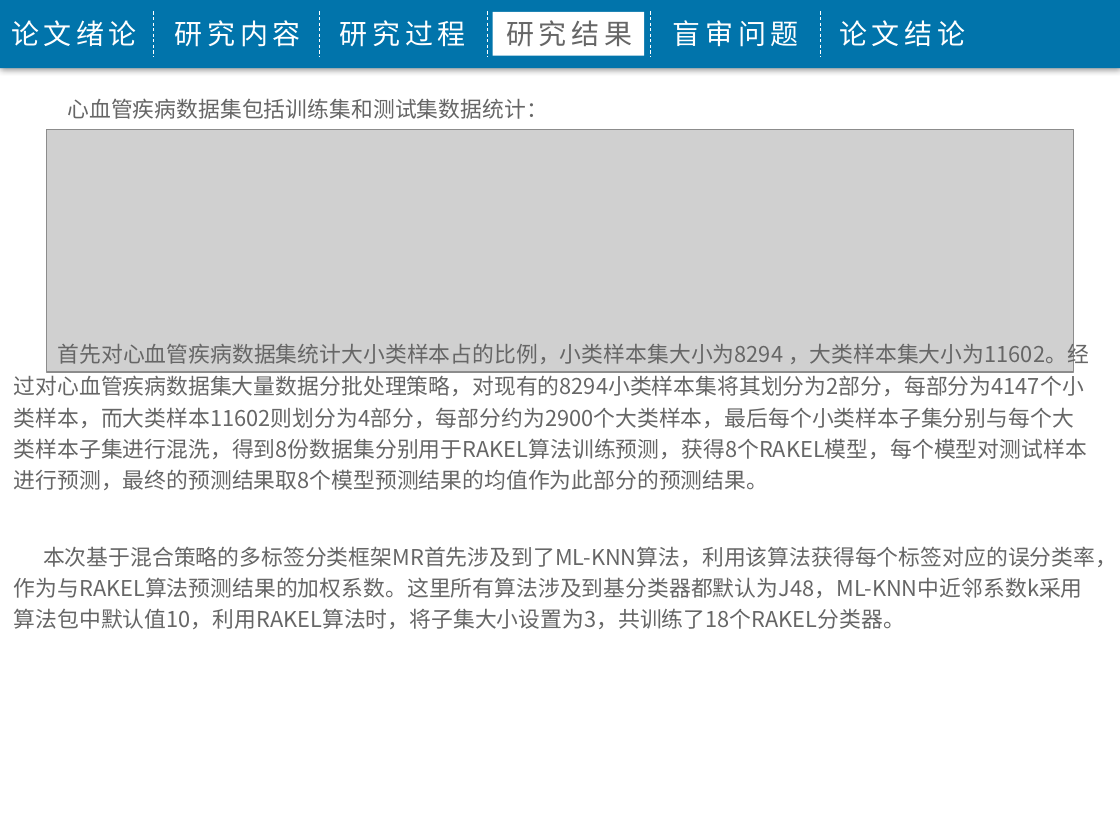
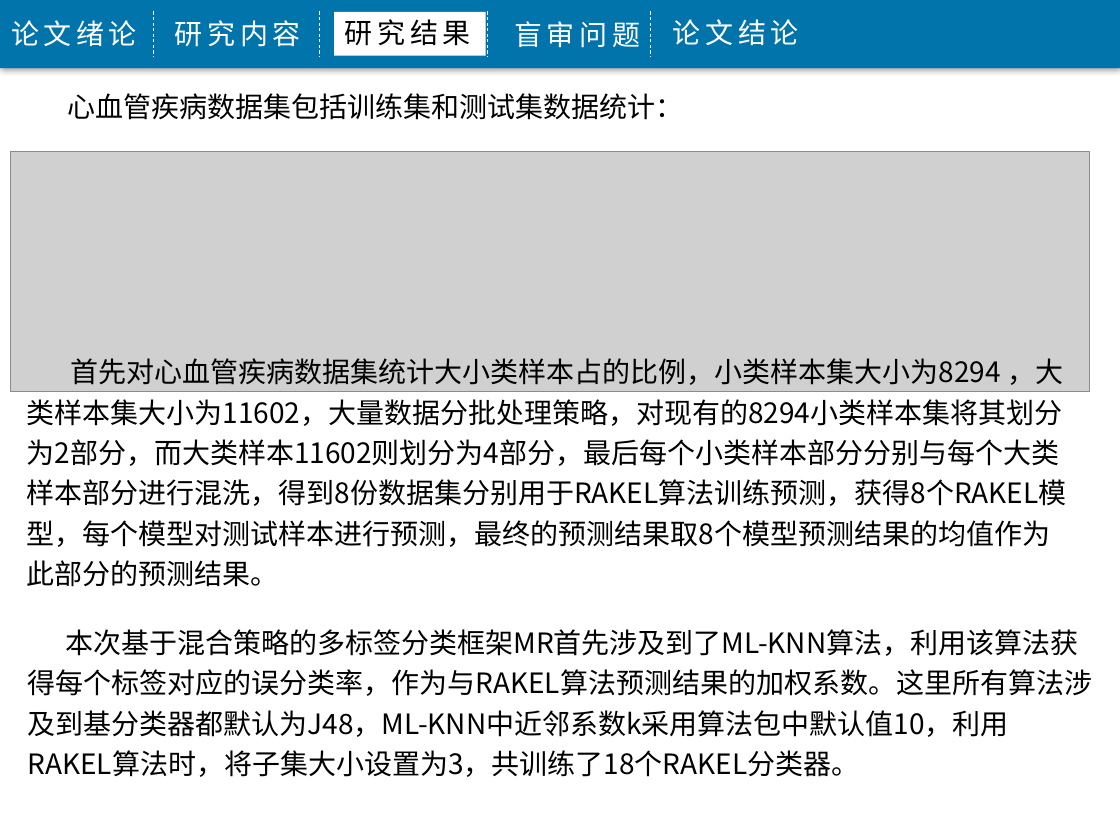
Before and after one commit to j1611328786/Big-Data, a slide deck: slide 24 of 程敬-3115316010-5085班毕业答辩.pptx (slide 20 before the commit). Drawn at 1120x840 pixels with LibreOffice and Linux fonts; fonts in the diff are those of the drawing; grey boxes stand for pictures; background and template pictures are left out. Boxes give left, top, right and bottom in pixels: in the first picture for what was removed or moved away, otherwise in the second. Text is boxed around its words. In the diff, an @@ line names an element or a change of style, - is before the commit and + after.

```diff
--- a/程敬-3115316010-5085班毕业答辩.pptx
+++ b/程敬-3115316010-5085班毕业答辩.pptx
@@ 2 texts, 1 rectangle: place and size @@
-2 texts, 1 rectangle at [493, 12, 799, 56]
+2 texts, 1 rectangle at [334, 12, 640, 56]
@@ text "研究结果" at [345, 19, 471, 46]: text colour #666666 to #000000 @@
@@ text removed at [340, 20, 466, 47] @@
-研究过程
@@ text "论文结论": place and size @@
-text "论文结论" at [839, 20, 965, 47]
+text "论文结论" at [673, 19, 799, 46]
@@ line removed from (821, 11) to (821, 56) @@
@@ text "心血管疾病数据集包括训练集和测试集数据统计：" at [67, 93, 683, 120]: size 14 to 18 pt, text colour #666666 to #000000 @@
@@ picture: place and size @@
-picture at [46, 130, 1074, 372]
+picture at [11, 151, 1090, 391]
@@ text at [27, 358, 1067, 587]: text changed; size 14 to 18 pt; text colour #666666 to #000000 @@
-首先对心血管疾病数据集统计大小类样本占的比例，小类样本集大小为8294 ，大类样本集大小为11602。经过对心血管疾病数据集大量数据分批处理策略，对现有的8294小类样本集将其划分为2部分，每部分为4147个小类样本，而大类样本11602则划分为4部分，每部分约为2900个大类样本，最后每个小类样本子集分别与每个大类样本子集进行混洗，得到8份数据集分别用于RAKEL算法训练预测，获得8个RAKEL模型，每个模型对测试样本进行预测，最终的预测结果取8个模型预测结果的均值作为此部分的预测结果。
+首先对心血管疾病数据集统计大小类样本占的比例，小类样本集大小为8294 ，大类样本集大小为11602，大量数据分批处理策略，对现有的8294小类样本集将其划分为2部分，而大类样本11602则划分为4部分，最后每个小类样本部分分别与每个大类样本部分进行混洗，得到8份数据集分别用于RAKEL算法训练预测，获得8个RAKEL模型，每个模型对测试样本进行预测，最终的预测结果取8个模型预测结果的均值作为此部分的预测结果。
@@ text "本次基于混合策略的多标签分类框架MR首先涉及到了ML-KNN算法，利用该算法获得每个标签对应的误分类率，作为与RAKEL ..." at [28, 629, 1092, 777]: size 14 to 18 pt, text colour #666666 to #000000 @@
@@ text "本次基于混合策略的多标签分类框架MR首先涉及到了ML-KNN算法，利用该算法获得每个标签对应的误分类率，作为与RAKEL ...": place and size @@
-text "本次基于混合策略的多标签分类框架MR首先涉及到了ML-KNN算法，利用该算法获得每个标签对应的误分类率，作为与RAKEL ..." at [14, 546, 1117, 629]
+text "本次基于混合策略的多标签分类框架MR首先涉及到了ML-KNN算法，利用该算法获得每个标签对应的误分类率，作为与RAKEL ..." at [28, 629, 1092, 777]
```
Also in this commit, not shown: 17 other slides changed, 7 slides added, 3 slides removed, 1 other file.
